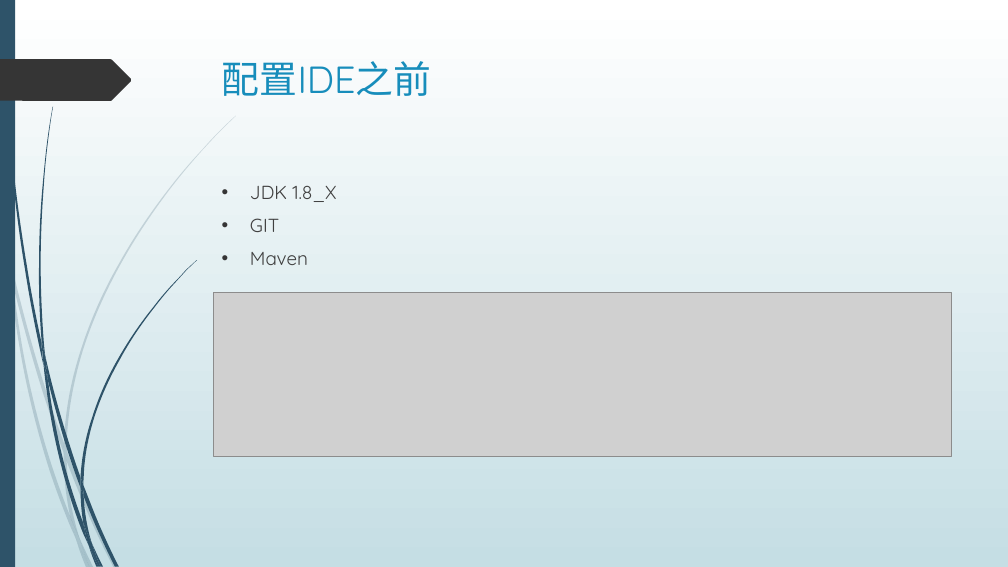
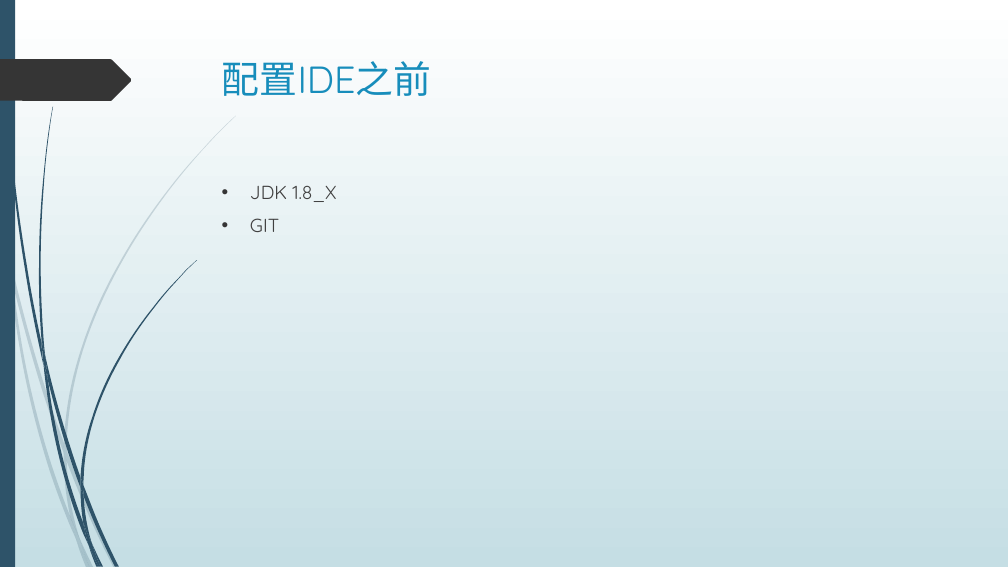
Before and after one commit to dean2015/documents, a slide deck: slide 9 of 201805/JAVA 基础介绍.pptx. Drawn at 1008x567 pixels with LibreOffice and Linux fonts; fonts in the diff are those of the drawing; grey boxes stand for pictures. Boxes give left, top, right and bottom in pixels: in the first picture for what was removed or moved away, otherwise in the second. Text is boxed around its words. In the diff, an @@ line names an element or a change of style, - is before the commit and + after.

```diff
--- a/201805/JAVA 基础介绍.pptx
+++ b/201805/JAVA 基础介绍.pptx
@@ text at <box>250,252,308,265</box>: paragraph removed @@
-• Maven
@@ picture removed at <box>214,293,951,457</box> @@
```
Also in this commit, not shown: 4 other slides changed, 2 slides added, 2 slides removed, 2 other files.
